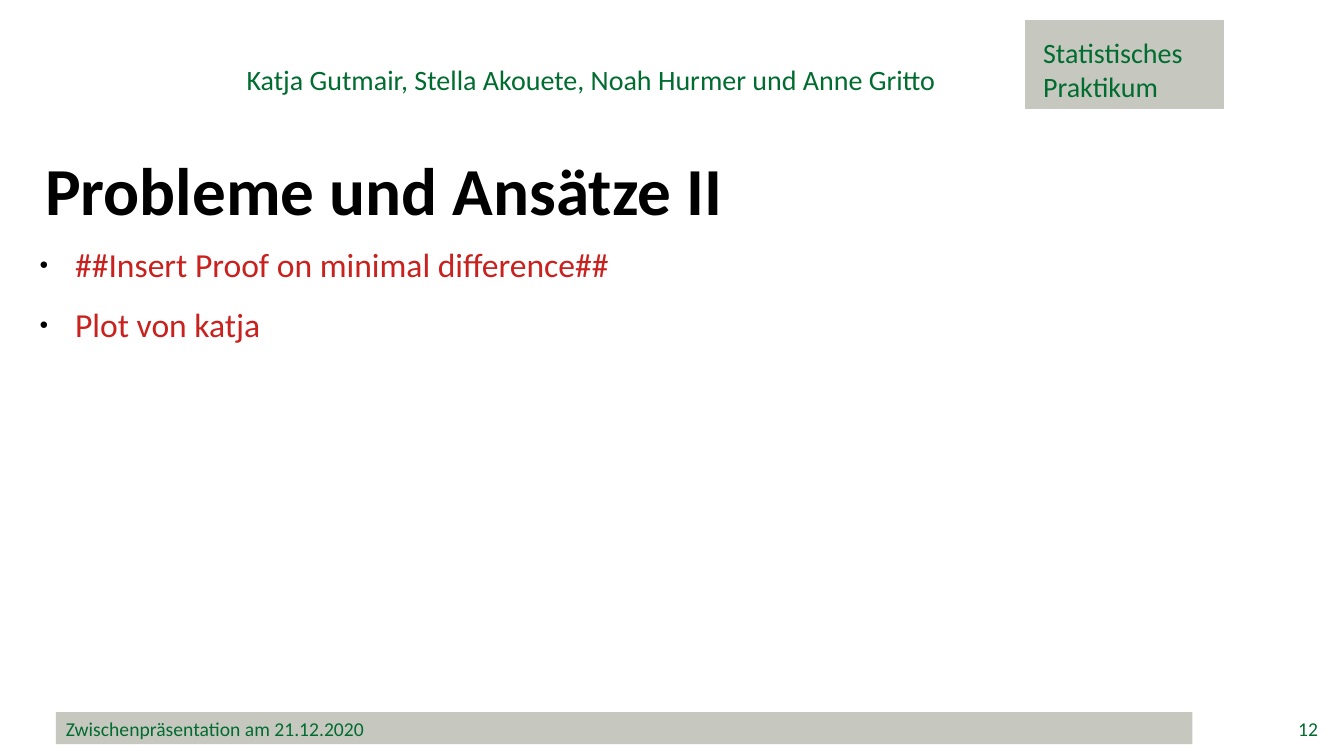
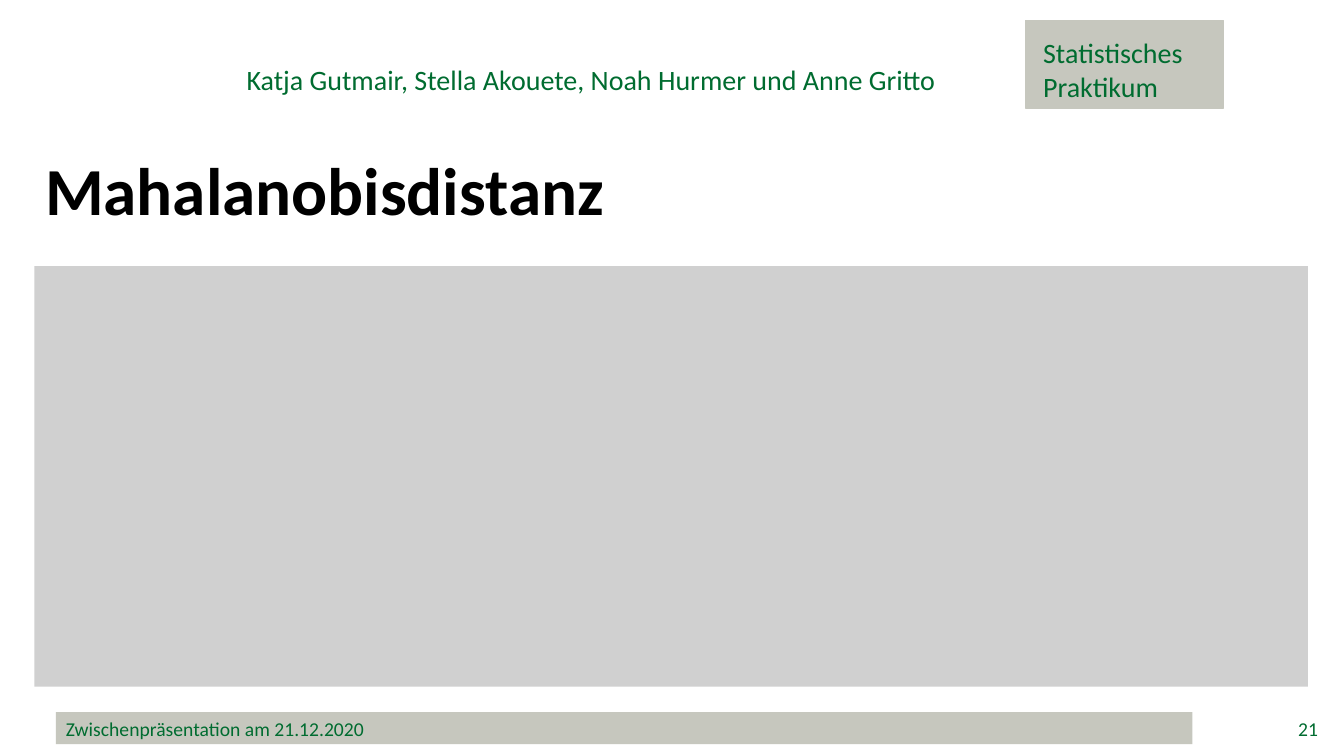
Before and after one commit to minimops/weatherFrog, a slide deck: slide 21 of ppt/Zwischenpraesentation_v1.1.pptx (slide 12 before the commit). Drawn at 1344x756 pixels with LibreOffice and Linux fonts; fonts in the diff are those of the drawing; grey boxes stand for pictures; background and template pictures are left out. Boxes give left, top, right and bottom in pixels: in the first picture for what was removed or moved away, otherwise in the second. Text is boxed around its words. In the diff, an @@ line names an element or a change of style, - is before the commit and + after.

```diff
--- a/ppt/Zwischenpraesentation_v1.1.pptx
+++ b/ppt/Zwischenpraesentation_v1.1.pptx
@@ text at <box>45,168,604,216</box>: text changed @@
-Probleme und Ansätze II
+Mahalanobisdistanz
@@ picture added at <box>34,266,1309,687</box> @@
@@ text removed at <box>75,253,609,343</box> @@
-● ##Insert Proof on minimal difference##
-● Plot von katja
@@ page number at <box>1298,723,1318,736</box>: text changed @@
-12
+21
```
Also in this commit, not shown: 13 other slides changed, 25 slides added.
